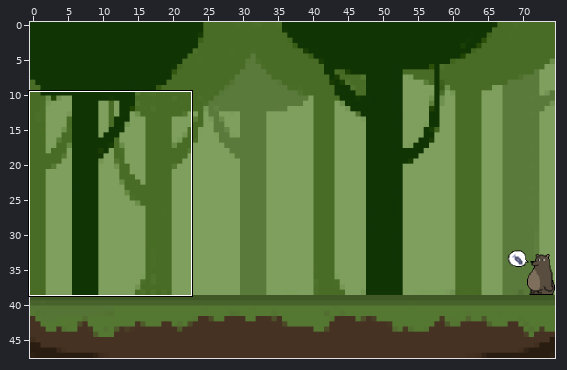
Level history. Tiled map: ressources_SAE1.01-02/niveauForet/niveauForet2.tmx. The first picture is a wide view before the edit; the outline marks the close-up.
Close-up. Old version:
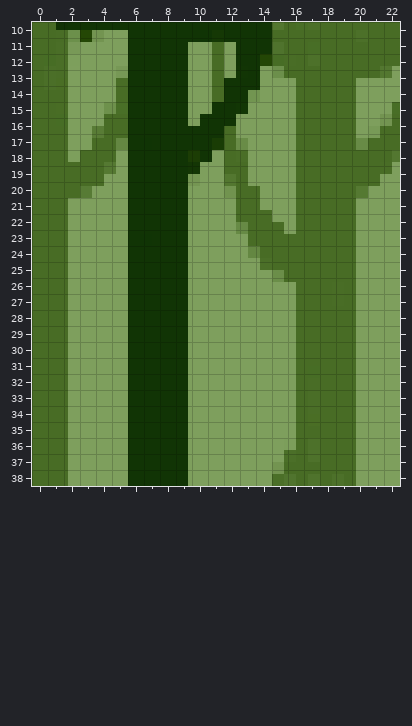
Cells are 16x16 px. Shown: x 0..22, y 10..38. The commit also changed other parts of the map, which this record leaves out.
New version:
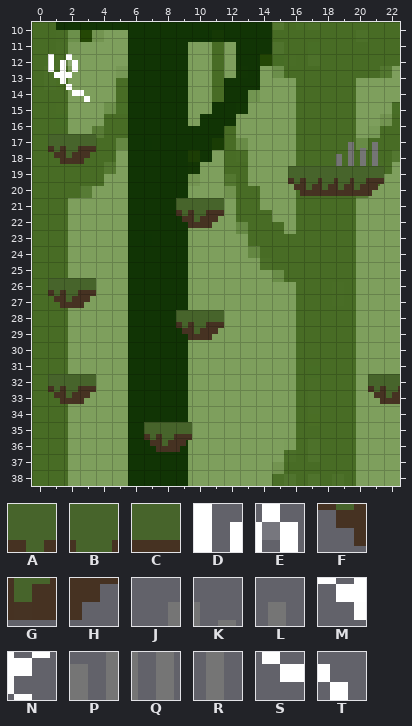
Key: from "tuiles_en_x6": A 0, B 1, C 2, D 6, E 7, F 37, G 38, H 39, J 40, K 41, L 42, M 43, N 44, P 77, Q 78, R 79, S 81, T 82.
_ is an empty cell.
The exact change:
Layer "Plateforme":
Tile A is added in row 17 at x 1; in row 19 at x 16; in row 21 at x 9; in row 26 at x 1; in row 28 at x 9; in row 32 at x 1 and 21.
Tile A is added in row 35 at x 7.
Tile B is added in row 17 at x 2; in row 19 at x 17 to 20; in row 21 at x 10; in row 26 at x 2; in row 28 at x 10; in row 32 at x 2 and 22.
Tile B is added in row 35 at x 8.
Tile C is added in row 17 at x 3; in row 19 at x 21; in row 21 at x 11; in row 26 at x 3; in row 28 at x 11; in row 32 at x 3.
Tile C is added in row 35 at x 9.
Tile F is added in row 18 at x 1; in row 20 at x 16; in row 22 at x 9; in row 27 at x 1; in row 29 at x 9; in row 33 at x 1 and 21.
Tile F is added in row 36 at x 7.
Tile G is added in row 18 at x 2; in row 20 at x 17 to 20; in row 22 at x 10; in row 27 at x 2; in row 29 at x 10; in row 33 at x 2 and 22.
Tile G is added in row 36 at x 8.
Tile H is added in row 18 at x 3; in row 20 at x 21; in row 22 at x 11; in row 27 at x 3; in row 29 at x 11; in row 33 at x 3.
Tile H is added in row 36 at x 9.
Layer "piège":
Tile J is added in row 17 at x 19.
Tile K is added in row 17 at x 20.
Tile L is added in row 17 at x 21.
Tile P is added in row 18 at x 19.
Tile Q is added in row 18 at x 20.
Tile R is added in row 18 at x 21.
Layer "Objet fil":
Tile D is added in row 12 at x 1.
Tile E is added in row 12 at x 2.
Tile M is added in row 13 at x 1.
Tile N is added in row 13 at x 2.
Tile S is added in row 14 at x 2.
Tile T is added in row 14 at x 3.
